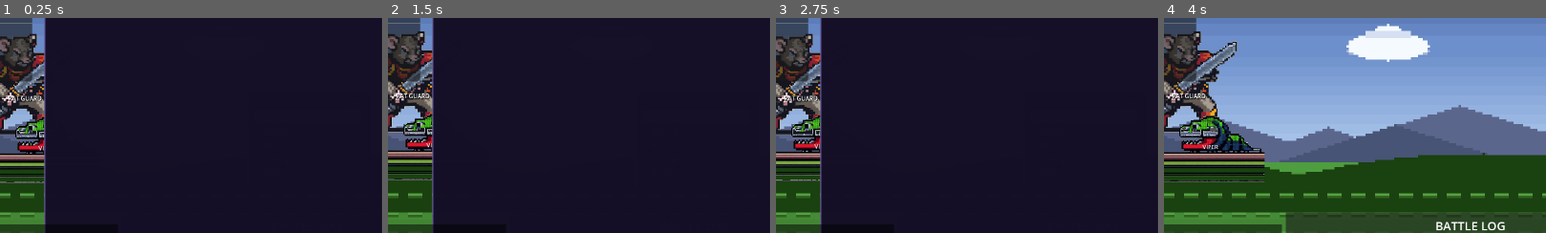
Above: before the commit, frames 1-4 (left to right).
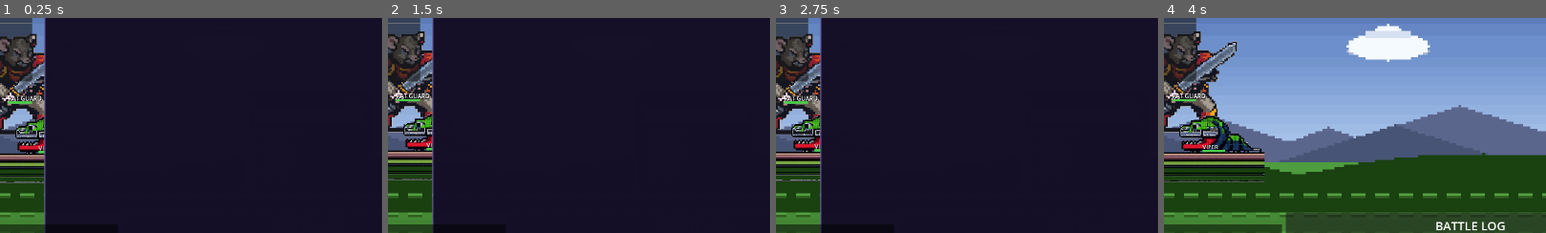
Above: after the commit, the same moments.

Repository: struktured-labs/cowardly-irregular
Game: Godot game, scene res://src/battle/BattleScene.tscn
The game is run twice, just before and just after one commit, with the same random seed, the same clock (stepped at 60 frames per second) and the same inputs. This scene is started directly instead of the project's main scene.
Inputs (mouse positions are % of the whole screen's width and height, from its top left):
- Up to frame 1 (0.25 s): no input
- Up to frame 2 (1.5 s): click (50, 47) at 0.52 s; click (50, 50) at 1.27 s
- Up to frame 3 (2.75 s): click (50, 54) at 2.02 s
- Up to frame 4 (4 s): tap Enter at 2.75 s; move the mouse to (72, 45) at 2.77 s; hold Right (ui_right) 2.78-3.5 s; hold R (battle_advance) 2.78-3.5 s; click (72, 45) at 2.92 s; tap Z (ui_accept) at 3.02, 3.32 s; drag from (30, 55) to (45, 70) at 3.52 s
The pictures show only the part of the screen within x 10-60%, y 24-74%; the shares and areas given below are measured in that part.

The runs differ from the first frame. In frame 1, 0.1% of the frame differs, in the area x 2-12%, y 38-64%; in frame 2, less than 0.1%; in frame 3, 0.1%; in frame 4, 0.1%, in the area x 2-16%, y 37-63%.

Commit message:
feat: turn order timeline strip + enemy floating HP bars
Two high-visibility tactical QoL features:

Turn Order Strip:
- Horizontal row of colored name badges below the turn info panel
- Gold = current turn, blue = party members, red = enemies
- Shows remaining turns in the round (already-acted hidden)
- Up to 8 upcoming turns displayed
- Updates on every turn change

Enemy HP Bars:
- Small 40px color-coded bars below each enemy sprite
- Green > 50%, yellow 25-50%, red < 25%
- Updates on every UI refresh (after every action)
- Dark background for readability
- Works for initial and summoned enemies

Both features give players at-a-glance tactical information that was
previously only available by reading the battle log.

Co-Authored-By: Claude Opus 4.6 (1M context) <noreply@anthropic.com>

Diff:
--- a/src/battle/BattleScene.gd
+++ b/src/battle/BattleScene.gd
@@ -174,6 +174,9 @@
 
 ## Buff/debuff visual overlay nodes (combatant -> {glow: ColorRect, particles: Array})
 var _buff_visual_nodes: Dictionary = {}  # {Combatant: Dictionary}
+
+## Enemy floating HP bars (enemy Combatant -> {bar_bg: ColorRect, bar_fill: ColorRect})
+var _enemy_hp_bars: Dictionary = {}  # {Combatant: Dictionary}
 
 
 func set_player(player: Combatant) -> void:
@@ -780,6 +783,48 @@
 
 		# Setup status icons for this enemy
 		_setup_status_icons(enemy, sprite)
+
+		# Add floating HP bar below enemy name
+		_create_enemy_hp_bar(enemy, sprite)
+
+
+func _create_enemy_hp_bar(enemy: Combatant, sprite: AnimatedSprite2D) -> void:
+	"""Create a small HP bar below the enemy sprite name label"""
+	var bar_bg = ColorRect.new()
+	bar_bg.color = Color(0.2, 0.1, 0.1, 0.7)
+	bar_bg.size = Vector2(40, 4)
+	bar_bg.position = Vector2(-20, 52)  # Below the name label
+	bar_bg.mouse_filter = Control.MOUSE_FILTER_IGNORE
+	sprite.add_child(bar_bg)
+
+	var bar_fill = ColorRect.new()
+	bar_fill.color = Color(0.8, 0.2, 0.2)  # Red for enemies
+	bar_fill.size = Vector2(40, 4)
+	bar_fill.position = Vector2(-20, 52)
+	bar_fill.mouse_filter = Control.MOUSE_FILTER_IGNORE
+	sprite.add_child(bar_fill)
+
+	_enemy_hp_bars[enemy] = {"bar_bg": bar_bg, "bar_fill": bar_fill}
+
+
+func _update_enemy_hp_bars() -> void:
+	"""Update all enemy floating HP bars"""
+	for enemy in _enemy_hp_bars:
+		if not is_instance_valid(enemy):
+			continue
+		var bars = _enemy_hp_bars[enemy]
+		var bar_fill: ColorRect = bars.get("bar_fill")
+		if not bar_fill or not is_instance_valid(bar_fill):
+			continue
+		var ratio = float(enemy.current_hp) / float(max(1, enemy.max_hp))
+		bar_fill.size.x = 40.0 * ratio
+		# Color: green > 50%, yellow 25-50%, red < 25%
+		if ratio > 0.5:
+			bar_fill.color = Color(0.3, 0.8, 0.3)
+		elif ratio > 0.25:
+			bar_fill.color = Color(0.9, 0.8, 0.2)
+		else:
+			bar_fill.color = Color(0.8, 0.2, 0.2)
 
 
 func _get_monster_sprite_frames(monster_id: String) -> SpriteFrames:
@@ -998,6 +1043,7 @@
 
 func _update_ui() -> void:
 	_ui_manager.update_ui()
+	_update_enemy_hp_bars()
 
 
 func _update_danger_music() -> void:
--- a/src/battle/BattleUIManager.gd
+++ b/src/battle/BattleUIManager.gd
@@ -592,6 +592,95 @@
 	else:
 		_scene.turn_info.text = "Round %d" % BattleManager.current_round
 
+	# Update turn order strip
+	_update_turn_order_strip()
+
+
+## Turn order timeline strip
+var _turn_order_container: HBoxContainer = null
+
+func _update_turn_order_strip() -> void:
+	"""Show upcoming turn order as a horizontal strip of name badges"""
+	# Create container on first call
+	if not _turn_order_container:
+		_turn_order_container = HBoxContainer.new()
+		_turn_order_container.name = "TurnOrderStrip"
+		_turn_order_container.add_theme_constant_override("separation", 4)
+		_turn_order_container.mouse_filter = Control.MOUSE_FILTER_IGNORE
+		# Position below the turn info panel
+		var turn_panel = _scene.get_node_or_null("UI/TurnInfoPanel")
+		if turn_panel:
+			_turn_order_container.position = Vector2(turn_panel.position.x, turn_panel.position.y + turn_panel.size.y + 4)
+			_scene.get_node("UI").add_child(_turn_order_container)
+		else:
+			return
+
+	# Clear existing badges
+	for child in _turn_order_container.get_children():
+		child.queue_free()
+
+	# Build turn order from selection_order (current round)
+	var order = BattleManager.selection_order
+	var current_idx = BattleManager.selection_index
+	if order.is_empty():
+		return
+
+	# Show up to 8 upcoming turns
+	var shown = 0
+	for i in range(order.size()):
+		if shown >= 8:
+			break
+		var combatant = order[i]
+		if not is_instance_valid(combatant) or not combatant.is_alive:
+			continue
+
+		var is_current = (i == current_idx)
+		var is_player = combatant in BattleManager.player_party
+		var is_past = (i < current_idx)
+
+		if is_past:
+			continue  # Don't show already-acted combatants
+
+		var badge = _create_turn_badge(combatant, is_current, is_player)
+		_turn_order_container.add_child(badge)
+		shown += 1
+
+
+func _create_turn_badge(combatant: Combatant, is_current: bool, is_player: bool) -> PanelContainer:
+	"""Create a small name badge for the turn order strip"""
+	var panel = PanelContainer.new()
+	panel.mouse_filter = Control.MOUSE_FILTER_IGNORE
+
+	var style = StyleBoxFlat.new()
+	if is_current:
+		style.bg_color = Color(1.0, 0.85, 0.2, 0.9)  # Gold for active
+	elif is_player:
+		style.bg_color = Color(0.15, 0.4, 0.7, 0.8)  # Blue for party
+	else:
+		style.bg_color = Color(0.6, 0.15, 0.15, 0.8)  # Red for enemies
+	style.corner_radius_top_left = 3
+	style.corner_radius_top_right = 3
+	style.corner_radius_bottom_left = 3
+	style.corner_radius_bottom_right = 3
+	style.content_margin_left = 4
+	style.content_margin_right = 4
+	style.content_margin_top = 1
+	style.content_margin_bottom = 1
+	panel.add_theme_stylebox_override("panel", style)
+
+	var label = Label.new()
+	# Abbreviate name: first 4 chars for enemies, full short name for party
+	var display_name = combatant.combatant_name
+	if display_name.length() > 6:
+		display_name = display_name.substr(0, 5) + "."
+	label.text = display_name
+	label.add_theme_font_size_override("font_size", 10)
+	label.add_theme_color_override("font_color", Color.BLACK if is_current else Color.WHITE)
+	label.mouse_filter = Control.MOUSE_FILTER_IGNORE
+	panel.add_child(label)
+
+	return panel
+
 
 func log_message(message: String) -> void:
 	"""Add a message to the battle log"""
